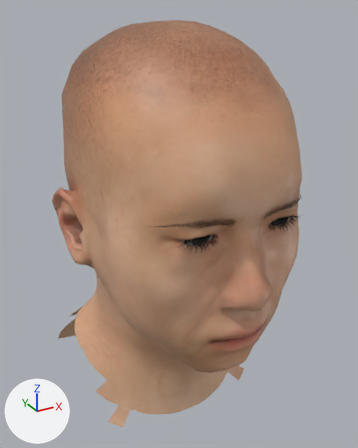
What one commit did to the glTF model public/models/patient05/patient05.glb.
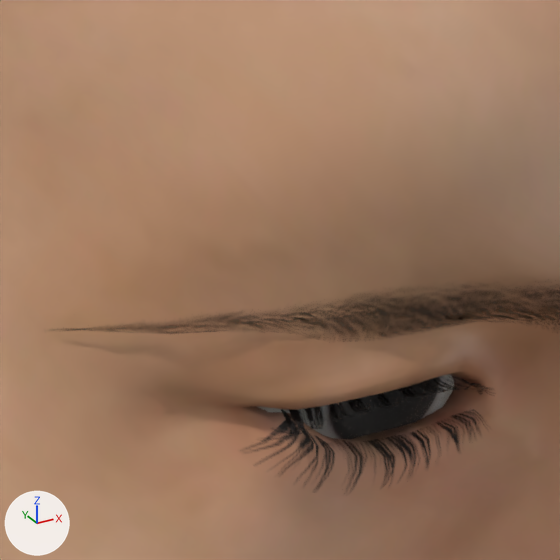
Each version is shown whole from a camera (50 mm lens) standing at (-0.161, -0.342, 1.619) and looking at (0.007, -0.038, 1.467), then close up on the part from 38% to 64% of the width and 38% to 59% of the height. The axes (+X, +Y, +Z) are drawn at lower left. The lights are the same throughout. The first two pictures are the older version. Vertices at exactly the same position are counted once.

The first close-up shows 'kim_sajang.body', 'kim_sajang.cornea', 'kim_sajang.eyebrow001', 'kim_sajang.eyelashes01'.
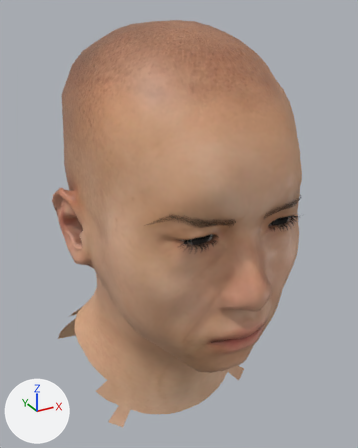
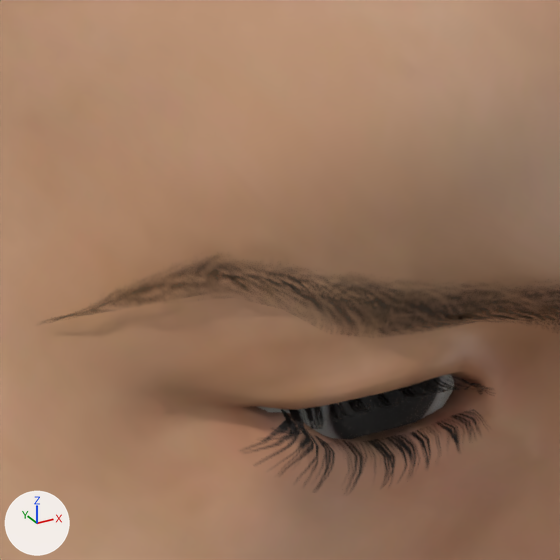
The newer file adds a shape key; the second version is drawn at full value of the shape key 'eyebrows-right-extern-up' of 'kim_sajang.eyebrow001', and the change is written as the vertex moves it makes.

Edits to the bpy script that builds the scene:
```text
Change me_eyebrow001:
    used by ob_kim_sajang_eyebrow001; location = (0.0, -0.0681, 0.7521); scale = (0.762, 0.762, 0.762)
    remove me_eyebrow001.from_pydata(...)  # 124 vertices, 192 faces; spans x -0.0743..0.0743, y -0.0894..-0.0527, z 0.9875..1.0
    add me_eyebrow001.from_pydata(...)  # 124 vertices, 192 faces; spans x -0.0747..0.0743, y -0.0922..-0.0548, z 0.9875..1.0049
    me_eyebrow001 part 1: 62 of 124 vertices moved; they spanned x -0.0743..-0.0118, y -0.0894..-0.0527, z 0.9875..1.0 and now span x -0.0747..-0.0118, y -0.0922..-0.0548, z 0.9875..1.0049; mean shift (-0.0006, -0.0021, 0.0016); largest move (-0.0568, -0.0753, 0.9972) -> (-0.0593, -0.0764, 1.0048)
    other edits to the shape of me_eyebrow001 do not show in these pictures
Change ob_kim_sajang_eyebrow001:
    ob_kim_sajang_eyebrow001.location: (0.0, -0.0681, 0.7521) -> (0.0, -0.0661, 0.7521)
```

Where the change shows, as pixel boxes [x1, y1, x2, y2] in the close-ups (560 x 560 px):
'kim_sajang.eyebrow001', reshaped, moved
    before: [69, 290, 560, 336]
    after: [55, 262, 560, 334]
